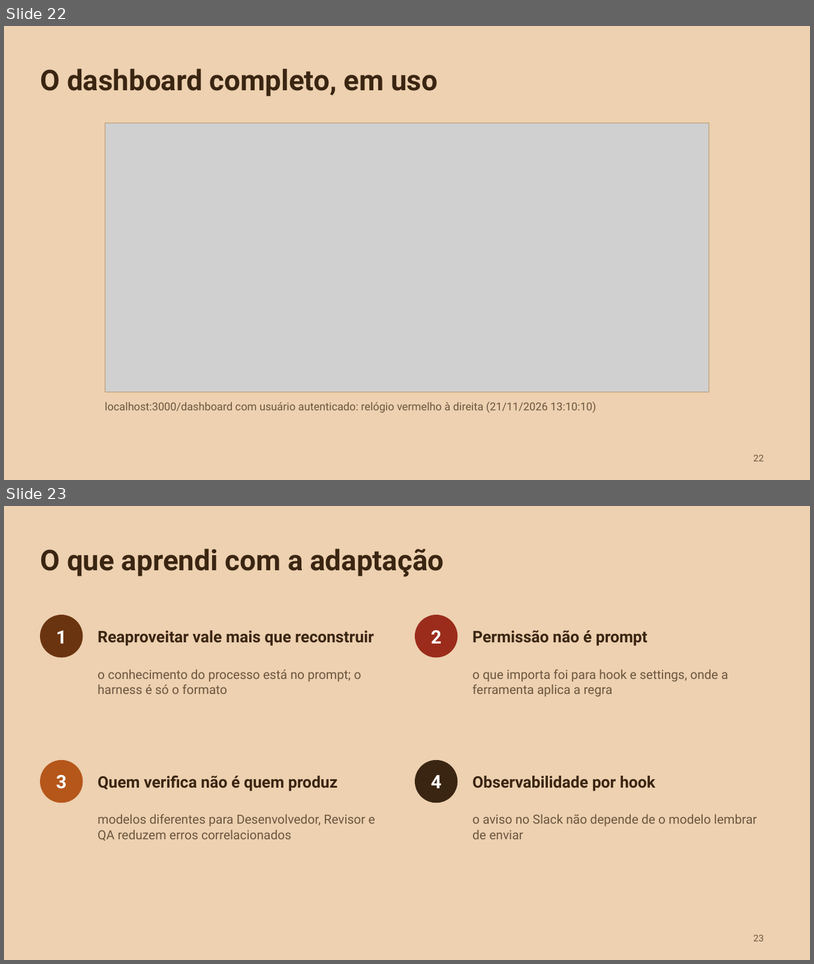
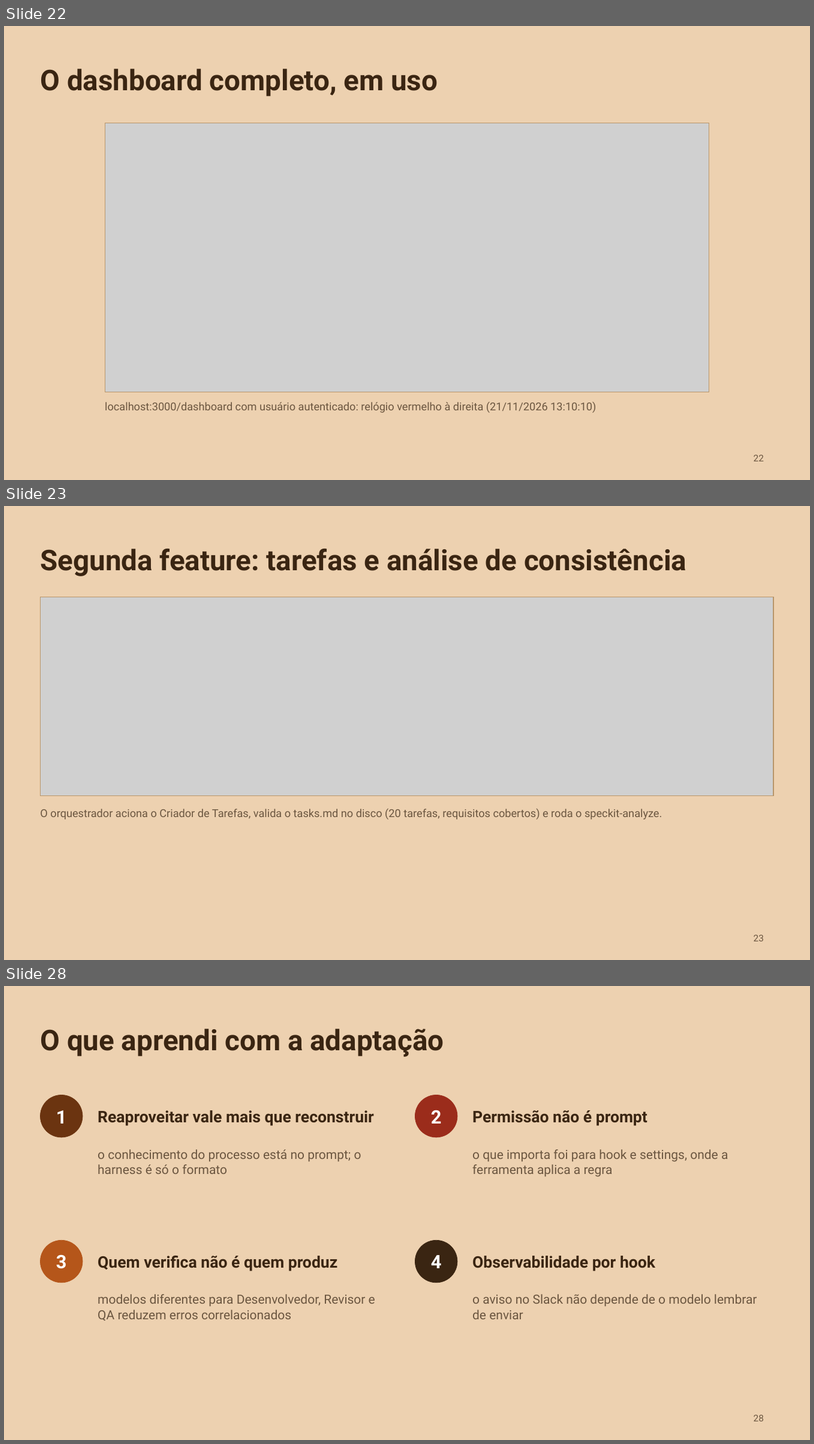
Before and after one commit to liviagomes30/fabrica-petcontrol, a slide deck: docs/fabrica/apresentacao-fabrica-claude-code.pptx. Shown one above the other, each under a label of ours: slides 22 and 23 before the commit, slides 22, 23 and 28 after it; the slides between them are not shown. The pictures are 814x964 and 814x1444 pixels, drawn with LibreOffice and Linux fonts; fonts in the diff are those of the drawing; grey boxes stand for pictures. Boxes give left, top, right and bottom in pixels: in the first picture for what was removed or moved away, otherwise in the second. Text is boxed around its words. In the diff, an @@ line names an element or a change of style, - is before the commit and + after.

```diff
--- a/docs/fabrica/apresentacao-fabrica-claude-code.pptx
+++ b/docs/fabrica/apresentacao-fabrica-claude-code.pptx
@@ slide 23 added at box(4, 506, 810, 960), background #EDD1B0 @@
@@ title added at box(40, 549, 687, 576), 34 pt, text #3A2512, bold @@
+Segunda feature: tarefas e análise de consistência
@@ picture added at box(40, 597, 774, 796) @@
@@ rectangle added at box(40, 597, 774, 796), outline #B8956A 1 pt @@
@@ text added at box(40, 808, 662, 819), 13 pt, text #6B5640 @@
+O orquestrador aciona o Criador de Tarefas, valida o tasks.md no disco (20 tarefas, requisitos cobertos) e roda o speckit-analyze.
@@ page number added at box(754, 934, 764, 941), 11 pt, text #6B5640 @@
+23
@@ what was slide 23 is now slide 28 @@
@@ page number at box(754, 1414, 764, 1421): text changed @@
-23
+28
```
Also in this commit, not shown: 1 slide changed, 5 other slides added, 1 slide removed, 13 other files.
